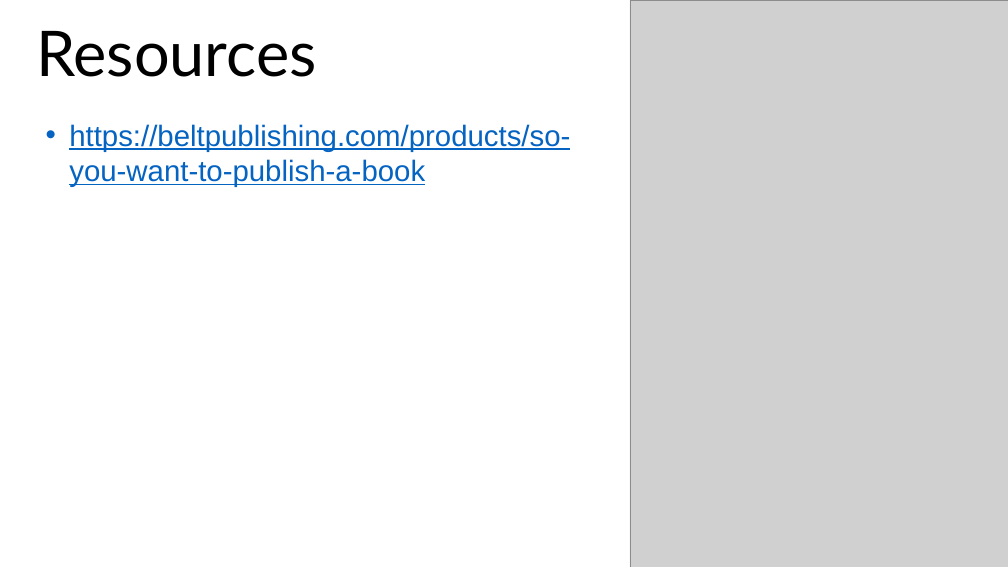
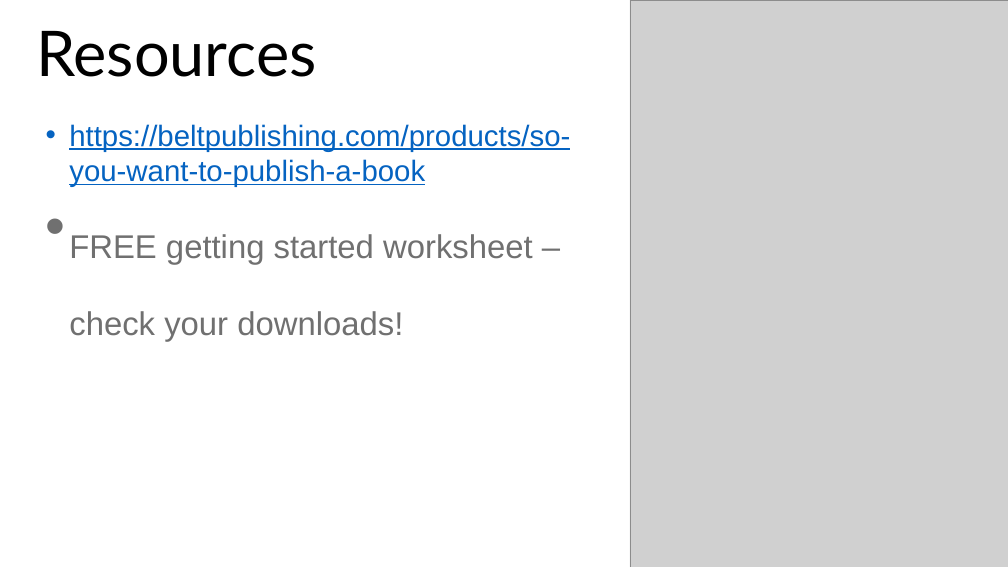
Before and after one commit to stringfestdata/reeling-dealing-technical-book, a slide deck: slide 28 of reeling-dealing-techincal-book.pptx. Drawn at 1008x567 pixels with LibreOffice and Linux fonts; fonts in the diff are those of the drawing; grey boxes stand for pictures. Boxes give left, top, right and bottom in pixels: in the first picture for what was removed or moved away, otherwise in the second. Text is boxed around its words. In the diff, an @@ line names an element or a change of style, - is before the commit and + after.

```diff
--- a/reeling-dealing-techincal-book.pptx
+++ b/reeling-dealing-techincal-book.pptx
@@ text at (69, 234, 533, 342): paragraph added @@
+• FREE getting started worksheet – check your downloads!
```
Also in this commit, not shown: 3 other slides changed, 1 other file.
